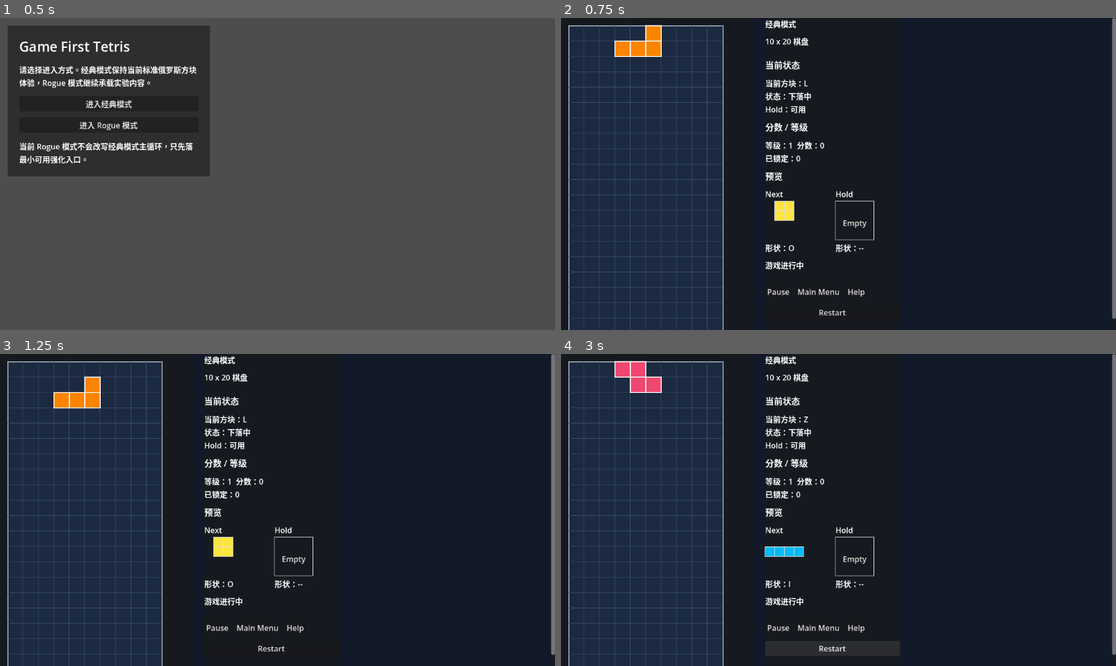
Above: before the commit, frames 1-4 (two rows, left to right).
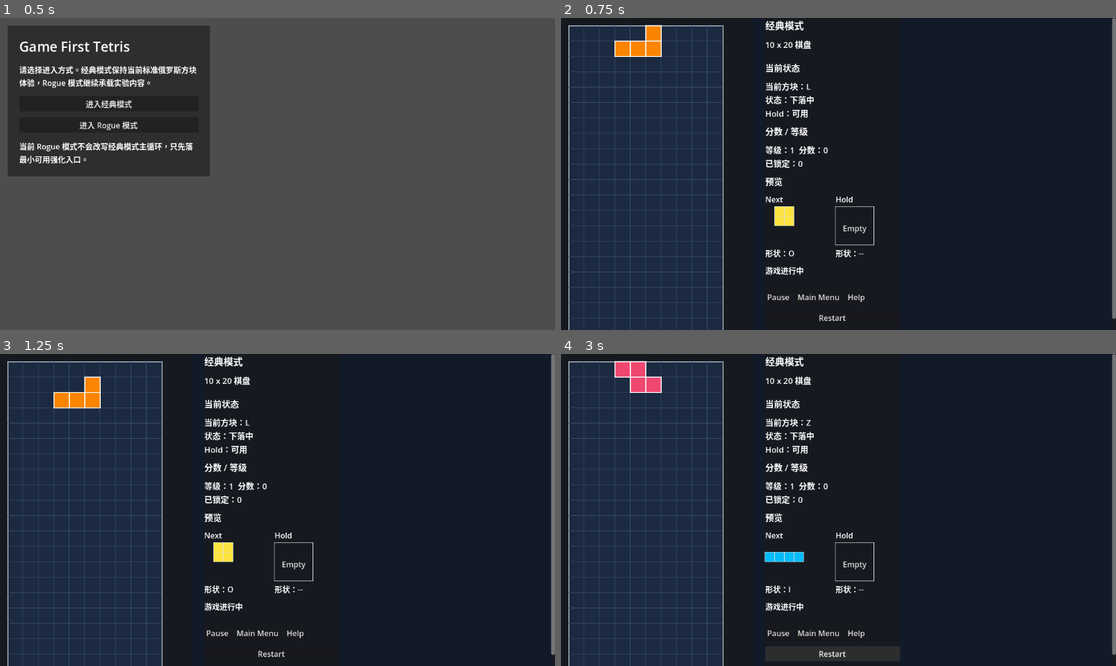
Above: after the commit, the same moments.

Repository: Drew-Z/game-first-tetris
Game: Godot game, scene res://scenes/main/main.tscn
Same seed, same stepped clock (60 frames per second), same inputs: the game is played once before the commit and once after it.
Inputs:
- Up to frame 1 (0.5 s): no input
- Up to frame 2 (0.75 s): click "进入经典模式" at 0.5 s
- Up to frame 3 (1.25 s): no input
- Up to frame 4 (3 s): click "Restart" at 1.25 s; click "Restart" at 2 s; click "Restart" at 2.75 s

Frame 1 is identical in both runs. In frame 2, 3.0% of the frame differs, in the area x 36-57%, y 0-98%; in frame 3, 3.0%; in frame 4, 3.1%.

Commit message:
refactor(ui): refine compact typography and spacing breakpoints

Diff:
--- a/scripts/ui/game_ui.gd
+++ b/scripts/ui/game_ui.gd
@@ -5,6 +5,9 @@
 signal menu_requested
 signal rogue_upgrade_selected(rogue_upgrade_id: StringName)
 signal help_visibility_changed(is_visible: bool)
+
+const ULTRA_NARROW_LAYOUT_MAX_WIDTH := 360.0
+const SMALL_COMPACT_LAYOUT_MAX_WIDTH := 393.0
 
 @onready var stage_label: Label = $StageLabel
 @onready var status_label: Label = $StatusLabel
@@ -49,6 +52,7 @@
 var is_compact_layout: bool = false
 var is_android_portrait_layout: bool = false
 var is_ultra_narrow_layout: bool = false
+var is_small_compact_layout: bool = false
 
 
 func _ready() -> void:
@@ -316,45 +320,68 @@
 	is_compact_layout = is_compact
 	is_android_portrait_layout = is_android_portrait
 	is_ultra_narrow_layout = is_ultra_narrow
+	is_small_compact_layout = is_compact and size.x > ULTRA_NARROW_LAYOUT_MAX_WIDTH and size.x <= SMALL_COMPACT_LAYOUT_MAX_WIDTH
 
 	if preview_row != null:
 		preview_row.vertical = is_compact
+		preview_row.add_theme_constant_override("separation", 10 if is_ultra_narrow else (12 if is_small_compact_layout else 12))
 
 	if session_buttons != null:
 		session_buttons.vertical = is_compact
-
-	add_theme_constant_override("separation", 6 if is_ultra_narrow else (8 if is_android_portrait else 12))
+		session_buttons.add_theme_constant_override("separation", 8 if is_ultra_narrow else (10 if is_small_compact_layout else 8))
+
+	add_theme_constant_override("separation", 8 if is_ultra_narrow else (9 if is_small_compact_layout else (8 if is_android_portrait else 12)))
 
 	stage_label.custom_minimum_size.y = 0.0
-	_set_header_font_size(current_header, 16 if is_ultra_narrow else 18)
-	_set_header_font_size(stats_header, 16 if is_ultra_narrow else 18)
-	_set_header_font_size(preview_header, 16 if is_ultra_narrow else 18)
-	_set_header_font_size(rogue_header, 16 if is_ultra_narrow else 18)
-	_set_header_font_size(help_title, 16 if is_ultra_narrow else 18)
-	status_label.custom_minimum_size.y = 24.0 if is_ultra_narrow else (28.0 if is_android_portrait else 36.0)
-	current_state_label.custom_minimum_size.y = 32.0 if is_ultra_narrow else (36.0 if is_android_portrait else 44.0)
-	stats_label.custom_minimum_size.y = 32.0 if is_ultra_narrow else (36.0 if is_android_portrait else 44.0)
-	system_label.custom_minimum_size.y = 24.0 if is_ultra_narrow else (28.0 if is_android_portrait else 40.0)
+	_set_label_font_size(stage_label, 16 if is_ultra_narrow else (18 if is_small_compact_layout else 20))
+	_set_header_font_size(current_header, 15 if is_ultra_narrow else (16 if is_small_compact_layout else 18))
+	_set_header_font_size(stats_header, 15 if is_ultra_narrow else (16 if is_small_compact_layout else 18))
+	_set_header_font_size(preview_header, 15 if is_ultra_narrow else (16 if is_small_compact_layout else 18))
+	_set_header_font_size(rogue_header, 15 if is_ultra_narrow else (16 if is_small_compact_layout else 18))
+	_set_header_font_size(help_title, 15 if is_ultra_narrow else (16 if is_small_compact_layout else 18))
+	_set_label_font_size(status_label, 14 if is_ultra_narrow else (15 if is_small_compact_layout else 17))
+	_set_label_font_size(current_state_label, 14 if is_ultra_narrow else (15 if is_small_compact_layout else 17))
+	_set_label_font_size(stats_label, 14 if is_ultra_narrow else (15 if is_small_compact_layout else 17))
+	_set_label_font_size(rogue_status_label, 14 if is_ultra_narrow else (15 if is_small_compact_layout else 17))
+	_set_label_font_size(rogue_effects_label, 14 if is_ultra_narrow else (15 if is_small_compact_layout else 17))
+	_set_label_font_size(rogue_choice_hint, 14 if is_ultra_narrow else (15 if is_small_compact_layout else 17))
+	_set_label_font_size(next_piece_label, 13 if is_ultra_narrow else (14 if is_small_compact_layout else 16))
+	_set_label_font_size(hold_piece_label, 13 if is_ultra_narrow else (14 if is_small_compact_layout else 16))
+	_set_label_font_size(system_label, 14 if is_ultra_narrow else (15 if is_small_compact_layout else 16))
+	_set_label_font_size(help_text, 14 if is_ultra_narrow else (15 if is_small_compact_layout else 17))
+	_set_label_font_size(next_label, 14 if is_ultra_narrow else (15 if is_small_compact_layout else 16))
+	_set_label_font_size(hold_label, 14 if is_ultra_narrow else (15 if is_small_compact_layout else 16))
+	status_label.custom_minimum_size.y = 24.0 if is_ultra_narrow else (26.0 if is_small_compact_layout else (28.0 if is_android_portrait else 36.0))
+	current_state_label.custom_minimum_size.y = 34.0 if is_ultra_narrow else (38.0 if is_small_compact_layout else (36.0 if is_android_portrait else 44.0))
+	stats_label.custom_minimum_size.y = 34.0 if is_ultra_narrow else (38.0 if is_small_compact_layout else (36.0 if is_android_portrait else 44.0))
+	system_label.custom_minimum_size.y = 24.0 if is_ultra_narrow else (26.0 if is_small_compact_layout else (28.0 if is_android_portrait else 40.0))
 
 	if help_panel != null:
-		help_panel.custom_minimum_size.y = 156.0 if is_ultra_narrow else (180.0 if is_android_portrait else (220.0 if is_compact else 180.0))
+		help_panel.custom_minimum_size.y = 164.0 if is_ultra_narrow else (176.0 if is_small_compact_layout else (180.0 if is_android_portrait else (220.0 if is_compact else 180.0)))
 
 	if rogue_status_label != null:
-		rogue_status_label.custom_minimum_size.y = 36.0 if is_ultra_narrow else (44.0 if is_android_portrait else (52.0 if is_compact else 64.0))
+		rogue_status_label.custom_minimum_size.y = 38.0 if is_ultra_narrow else (44.0 if is_small_compact_layout else (44.0 if is_android_portrait else (52.0 if is_compact else 64.0)))
 
 	if rogue_effects_label != null:
-		rogue_effects_label.custom_minimum_size.y = 30.0 if is_ultra_narrow else (36.0 if is_android_portrait else (48.0 if is_compact else 72.0))
+		rogue_effects_label.custom_minimum_size.y = 32.0 if is_ultra_narrow else (36.0 if is_small_compact_layout else (36.0 if is_android_portrait else (48.0 if is_compact else 72.0)))
 
 	if rogue_choice_panel != null:
-		rogue_choice_panel.custom_minimum_size.y = 108.0 if is_ultra_narrow else (120.0 if is_android_portrait else (144.0 if is_compact else 176.0))
-
-	_set_button_min_height(pause_button, 42.0 if is_ultra_narrow else 0.0)
-	_set_button_min_height(menu_button, 42.0 if is_ultra_narrow else 0.0)
-	_set_button_min_height(help_button, 42.0 if is_ultra_narrow else 0.0)
-	_set_button_min_height(restart_button, 42.0 if is_ultra_narrow else 0.0)
-	_set_button_min_height(rogue_hard_drop_button, 42.0 if is_ultra_narrow else 0.0)
-	_set_button_min_height(rogue_line_clear_button, 42.0 if is_ultra_narrow else 0.0)
-	_set_button_min_height(rogue_spawn_protection_button, 42.0 if is_ultra_narrow else 0.0)
+		rogue_choice_panel.custom_minimum_size.y = 112.0 if is_ultra_narrow else (120.0 if is_small_compact_layout else (120.0 if is_android_portrait else (144.0 if is_compact else 176.0)))
+
+	_set_button_min_height(pause_button, 44.0 if is_ultra_narrow else (46.0 if is_small_compact_layout else 0.0))
+	_set_button_min_height(menu_button, 44.0 if is_ultra_narrow else (46.0 if is_small_compact_layout else 0.0))
+	_set_button_min_height(help_button, 44.0 if is_ultra_narrow else (46.0 if is_small_compact_layout else 0.0))
+	_set_button_min_height(restart_button, 44.0 if is_ultra_narrow else (46.0 if is_small_compact_layout else 0.0))
+	_set_button_min_height(rogue_hard_drop_button, 44.0 if is_ultra_narrow else (46.0 if is_small_compact_layout else 0.0))
+	_set_button_min_height(rogue_line_clear_button, 44.0 if is_ultra_narrow else (46.0 if is_small_compact_layout else 0.0))
+	_set_button_min_height(rogue_spawn_protection_button, 44.0 if is_ultra_narrow else (46.0 if is_small_compact_layout else 0.0))
+	_set_button_font_size(pause_button, 15 if is_ultra_narrow else (16 if is_small_compact_layout else 16))
+	_set_button_font_size(menu_button, 15 if is_ultra_narrow else (16 if is_small_compact_layout else 16))
+	_set_button_font_size(help_button, 15 if is_ultra_narrow else (16 if is_small_compact_layout else 16))
+	_set_button_font_size(restart_button, 15 if is_ultra_narrow else (16 if is_small_compact_layout else 16))
+	_set_button_font_size(rogue_hard_drop_button, 14 if is_ultra_narrow else (15 if is_small_compact_layout else 16))
+	_set_button_font_size(rogue_line_clear_button, 14 if is_ultra_narrow else (15 if is_small_compact_layout else 16))
+	_set_button_font_size(rogue_spawn_protection_button, 14 if is_ultra_narrow else (15 if is_small_compact_layout else 16))
 
 	_set_preview_layout_density(is_android_portrait, is_ultra_narrow)
 	_refresh_section_visibility()
@@ -615,6 +642,20 @@
 	button.custom_minimum_size.y = min_height
 
 
+func _set_button_font_size(button: Button, font_size: int) -> void:
+	if button == null:
+		return
+
+	button.add_theme_font_size_override("font_size", font_size)
+
+
+func _set_label_font_size(label: Label, font_size: int) -> void:
+	if label == null:
+		return
+
+	label.add_theme_font_size_override("font_size", font_size)
+
+
 func _set_header_font_size(label: Label, font_size: int) -> void:
 	if label == null:
 		return
Not shown, changed: README.md
Not shown, changed: docs/roadmap.md
Not shown, changed: docs/task-board.md
Not shown, changed: docs/test-checklist.md
